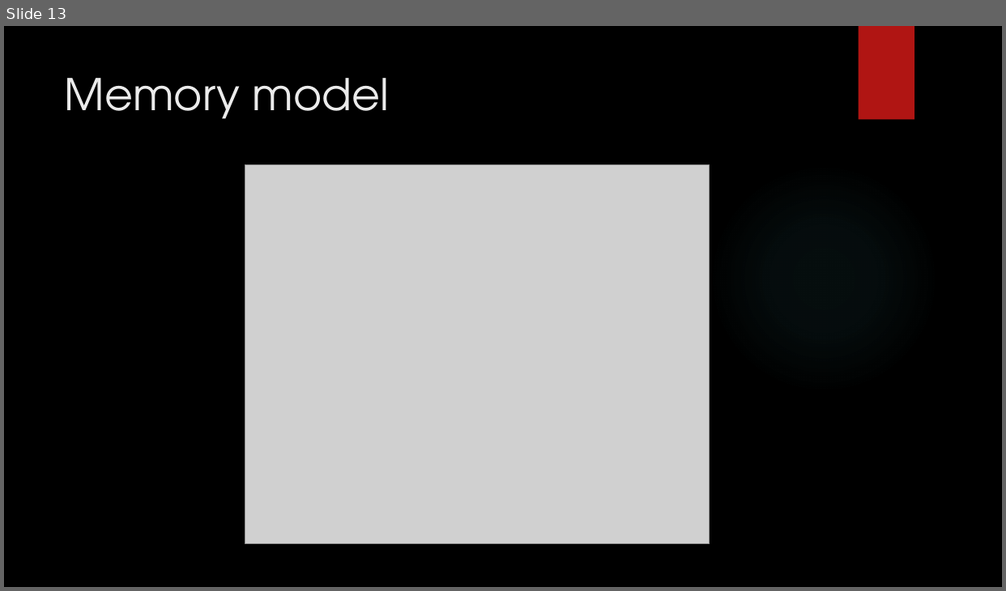
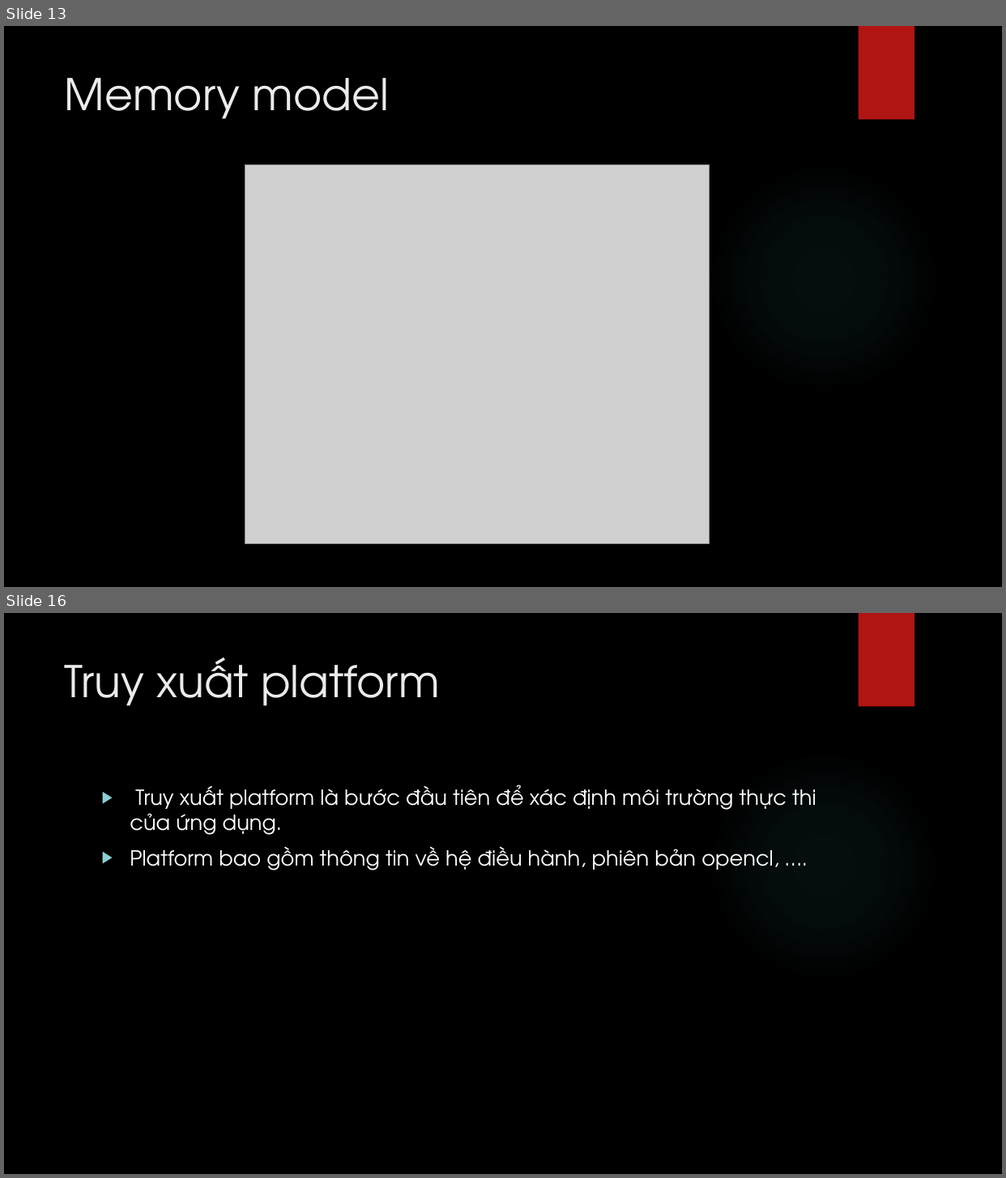
Before and after one commit to hailc91/Xlss, a slide deck: Project/bao cao/OpenCL.pptx. Shown one above the other, each under a label of ours: slide 13 before the commit, slides 13 and 16 after it; the slides between them are not shown. The pictures are 1006x591 and 1006x1178 pixels, drawn with LibreOffice and Linux fonts; fonts in the diff are those of the drawing; grey boxes stand for pictures; background and template pictures are left out. Boxes give left, top, right and bottom in pixels: in the first picture for what was removed or moved away, otherwise in the second. Text is boxed around its words. In the diff, an @@ line names an element or a change of style, - is before the commit and + after.

```diff
--- a/Project/bao cao/OpenCL.pptx
+++ b/Project/bao cao/OpenCL.pptx
@@ slide 16 added at (4, 613, 1002, 1174), background picture (left out); not listed: 2 template elements that a slide beside it also shows @@
@@ title added at (65, 658, 440, 706), 42 pt, text #EBEBEB @@
+Truy xuất platform
@@ text added at (130, 785, 816, 871), 20 pt, text #FFFFFF @@
+▶ Truy xuất platform là bước đầu tiên để xác định môi trường thực thi của ứng dụng.
+▶ Platform bao gồm thông tin về hệ điều hành, phiên bản opencl, ….
```
Also in this commit, not shown: 4 slides changed, 17 other slides added.
